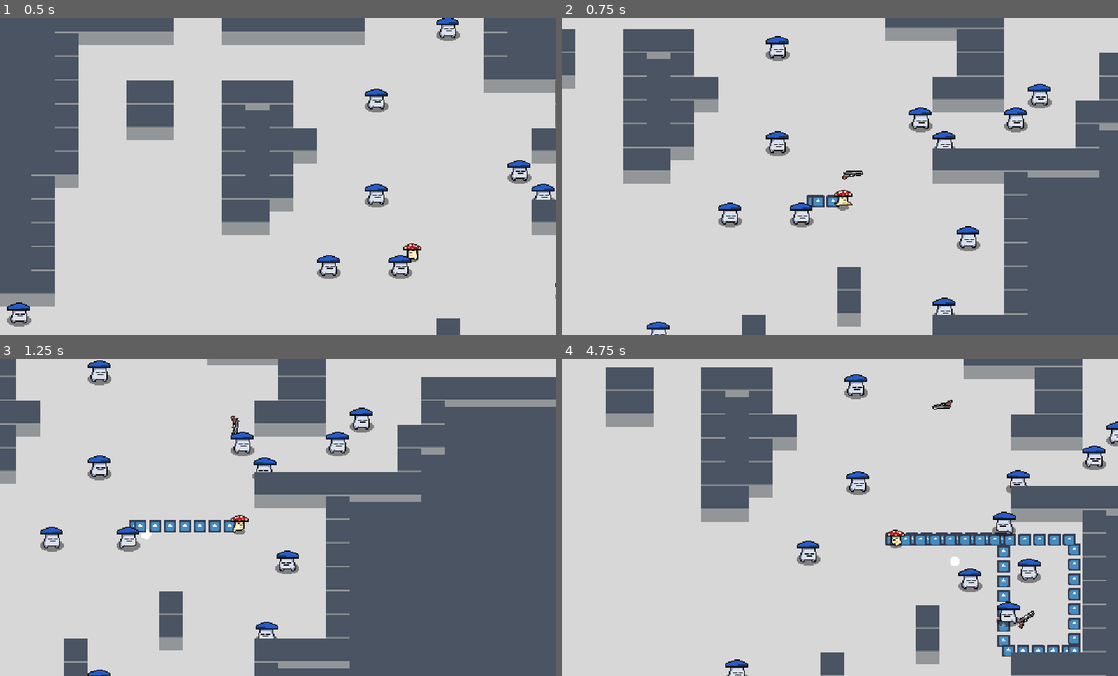
Above: before the commit, frames 1-4 (two rows, left to right).
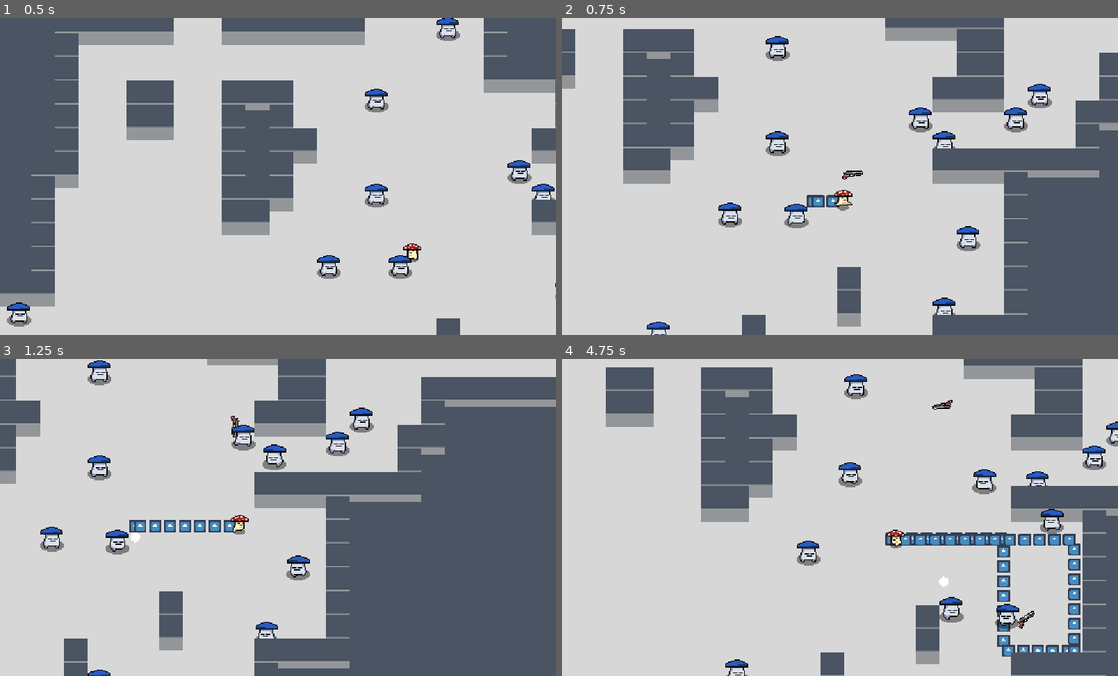
Above: after the commit, the same moments.

Repository: Hairic95/nuclear-throne-godot-clone
Game: Godot game, scene res://src/scenes/TestScene.tscn
The game is run twice, just before and just after one commit, with the same random seed, the same clock (stepped at 60 frames per second) and the same inputs. The engine's default icon, where the game draws it, is replaced by a stand-in: a white triangle on a blue panel in a dark square.
Inputs (mouse positions are in pixels of both pictures, inside the frame that each line leads up to):
- Up to frame 1 (0.5 s): no input
- Up to frame 2 (0.75 s): move the mouse to (962, 160) at 0.52 s; hold D from 0.53 s (still down); right-click (962, 160) at 0.6 s
- Up to frame 3 (1.25 s): keep holding D
- Up to frame 4 (4.75 s): move the mouse to (728, 533) at 1.27 s; release D at 1.28 s; hold S 1.28-2.03 s; click (728, 533) at 1.35 s; move the mouse to (895, 447) at 2.02 s; hold D 2.03-2.78 s; tap E (interact) at 2.1 s; move the mouse to (812, 580) at 2.77 s; hold W 2.78-3.53 s; tap Mouse wheel up (next_weapon) at 2.85 s; move the mouse to (1006, 565) at 3.52 s; hold A from 3.53 s (still down); right-click (1006, 565) at 3.6 s; move the mouse to (673, 469) at 4.27 s; click (673, 469) at 4.35 s

Frame 1 is identical in both runs. In frame 2, 0.2% of the frame differs, in the area x 40-46%, y 58-67%; in frame 3, 1.3%; in frame 4, 2.1%, in the area x 49-91%, y 32-93%.

Commit message:
added getting away movement

Diff:
--- a/src/entities/enemies/Enemy.gd
+++ b/src/entities/enemies/Enemy.gd
@@ -45,7 +45,7 @@
 				direction = (player_in_range.global_position - global_position).normalized()
 
 			else:
-				direction = Vector2.ZERO
+				direction = (global_position - player_in_range.global_position).normalized()
 
 				if !following_player:
 					player_in_range = null
--- a/src/entities/enemies/Enemy.tscn
+++ b/src/entities/enemies/Enemy.tscn
@@ -146,7 +146,7 @@
 [node name="Sprite" type="Sprite" parent="."]
 texture = ExtResource( 1 )
 hframes = 12
-frame = 3
+frame = 1
 
 [node name="AnimPlayer" type="AnimationPlayer" parent="."]
 anims/dead = SubResource( 2 )
